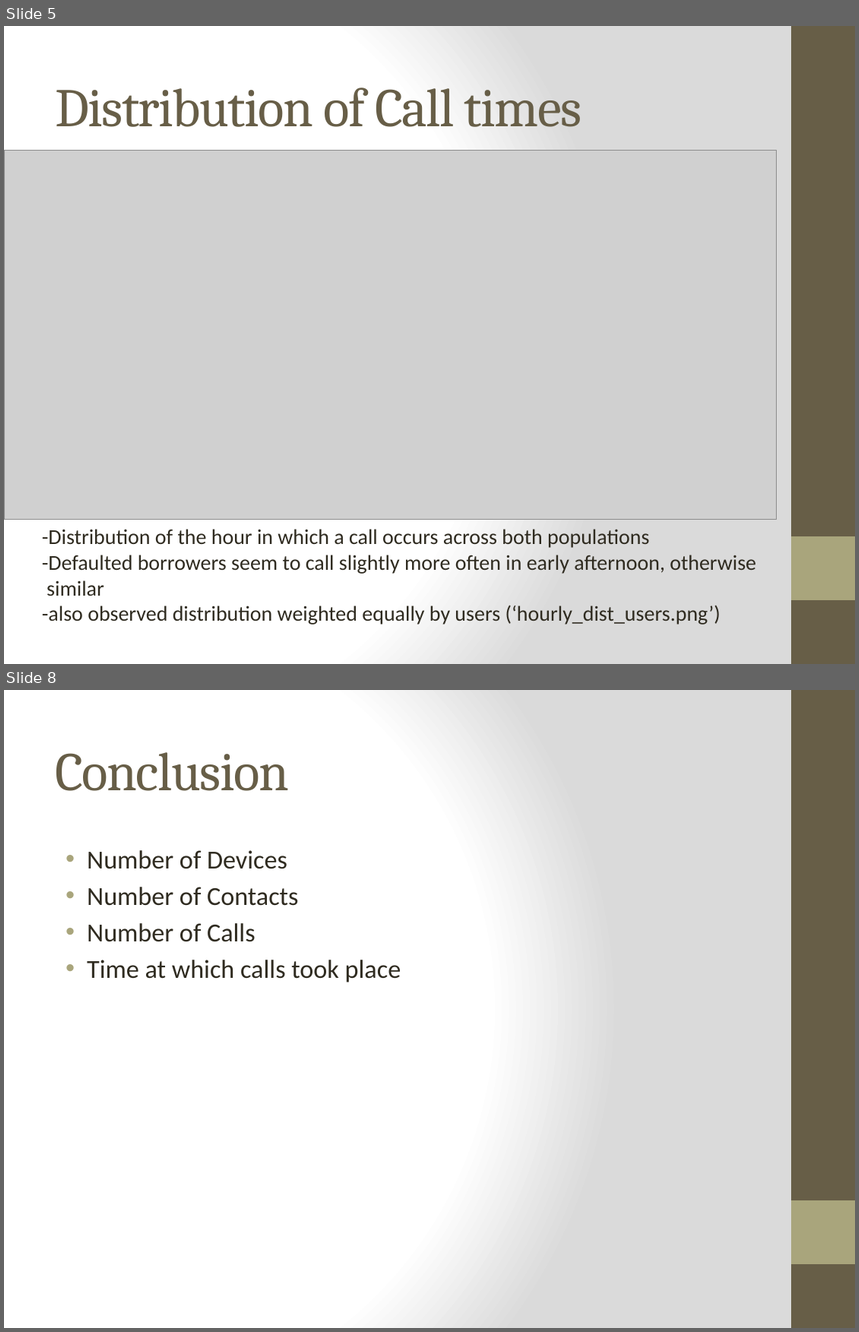
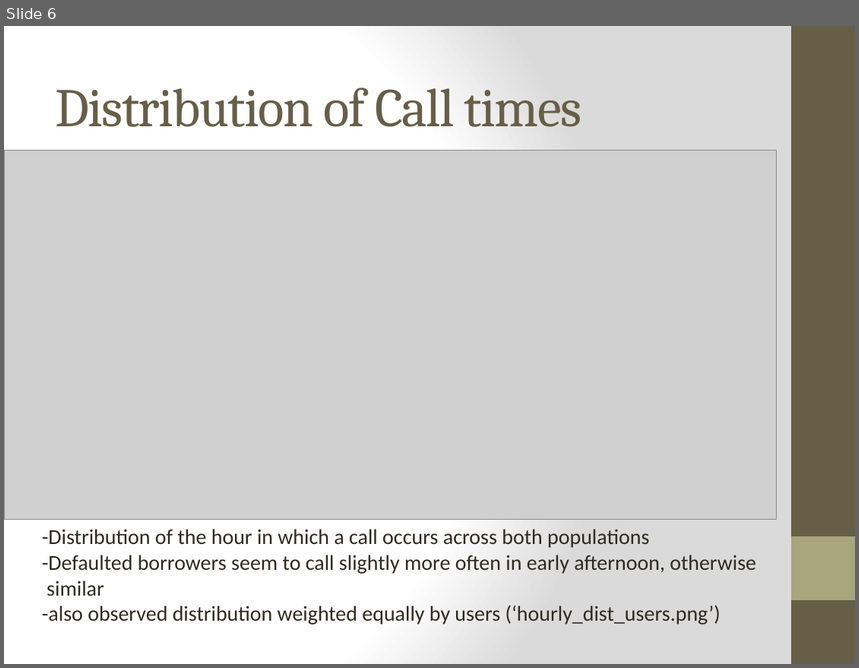
Before and after one commit to jgollub1/branch_project, a slide deck: branch_presentation.pptx. Shown one above the other, each under a label of ours: slides 5 and 8 before the commit, slide 6 after it; the slides between them are not shown. The pictures are 859x1332 and 859x668 pixels, drawn with LibreOffice and Linux fonts; fonts in the diff are those of the drawing; grey boxes stand for pictures. Boxes give left, top, right and bottom in pixels: in the first picture for what was removed or moved away, otherwise in the second. Text is boxed around its words. In the diff, an @@ line names an element or a change of style, - is before the commit and + after.

```diff
--- a/branch_presentation.pptx
+++ b/branch_presentation.pptx
@@ slide 8 removed at box(4, 690, 855, 1328), background gradient #FFFFFF to #DADADA; not listed: 2 template elements that a slide beside it also shows @@
@@ title removed at box(55, 752, 289, 791) @@
-Conclusion
@@ text removed at box(87, 850, 401, 983) @@
-• Number of Devices
-• Number of Contacts
-• Number of Calls
-• Time at which calls took place
@@ what was slide 5 is now slide 6 @@
```
Also in this commit, not shown: 3 slides changed, 4 slides added, 2 other slides removed, 1 other file.
